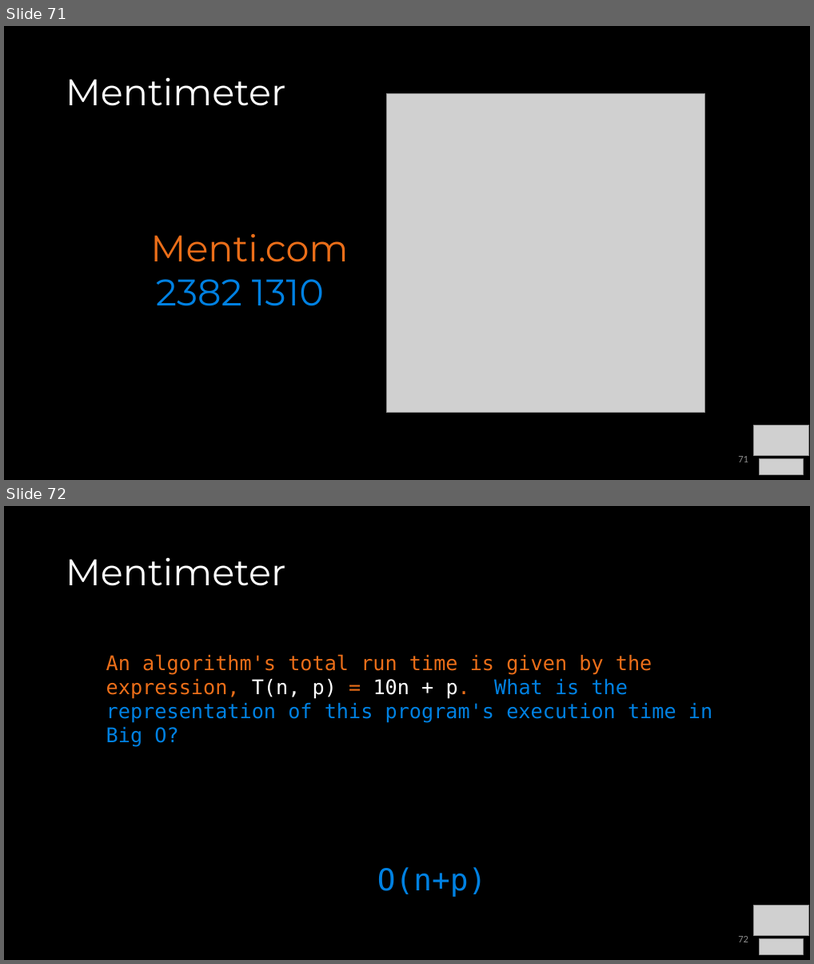
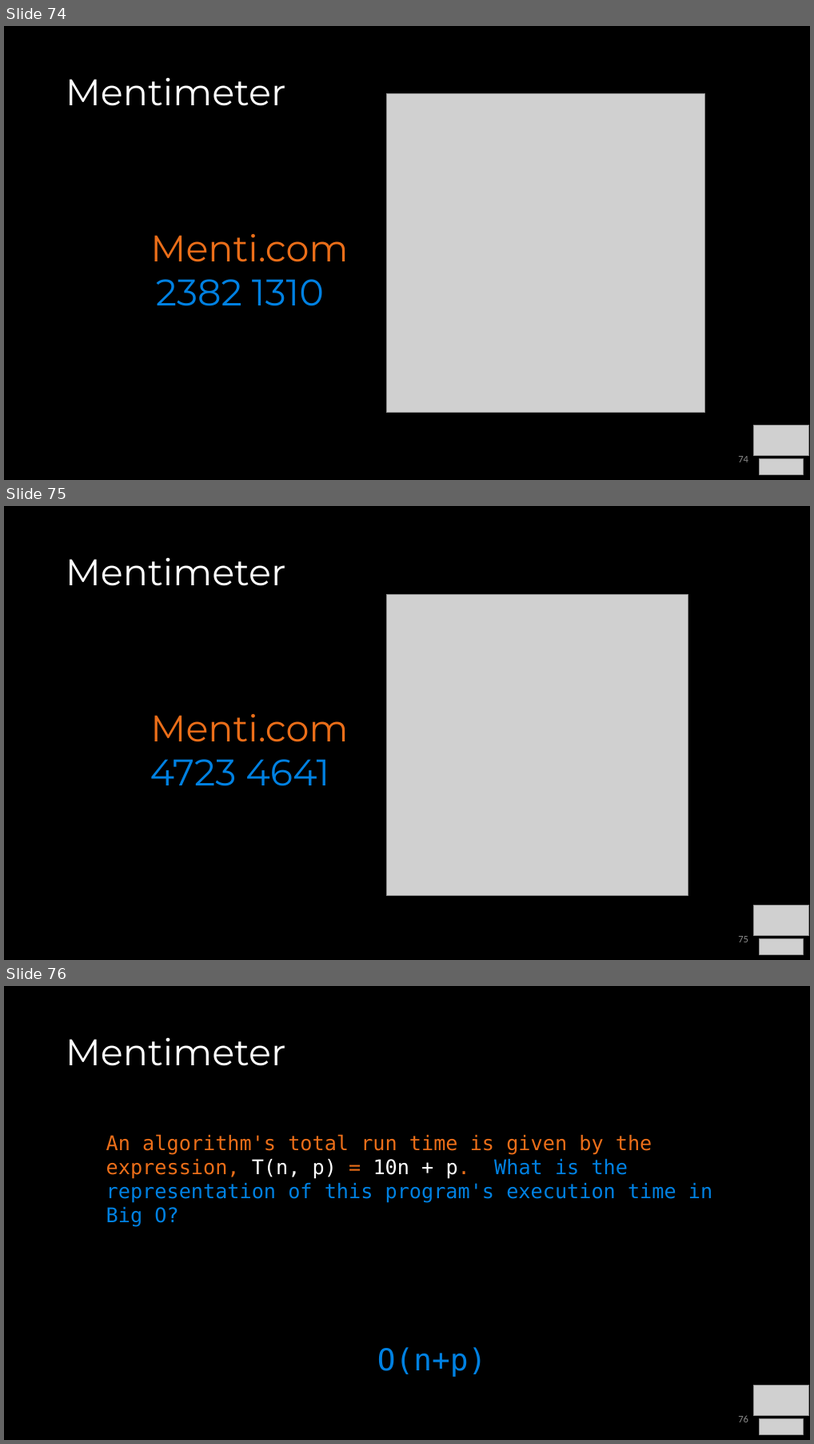
Before and after one commit to COP3530/Instructional-Content, a slide deck: Slides/Slides-PPT/1 - Algorithmic Analysis.pptx. Shown one above the other, each under a label of ours: slides 71 and 72 before the commit, slides 74, 75 and 76 after it. The pictures are 814x964 and 814x1444 pixels, drawn with LibreOffice and Linux fonts; fonts in the diff are those of the drawing; grey boxes stand for pictures. Boxes give left, top, right and bottom in pixels: in the first picture for what was removed or moved away, otherwise in the second. Text is boxed around its words. In the diff, an @@ line names an element or a change of style, - is before the commit and + after.

```diff
--- a/Slides/Slides-PPT/1 - Algorithmic Analysis.pptx
+++ b/Slides/Slides-PPT/1 - Algorithmic Analysis.pptx
@@ slide 75 added at [4, 506, 810, 960], background #000000 @@
@@ title added at [66, 557, 286, 586], 44 pt, text #FFFFFF @@
+Mentimeter
@@ picture added at [387, 594, 688, 896] @@
@@ text added at [150, 713, 348, 786], 44 pt, text #EB6E19 @@
+Menti.com
+4723 4641
@@ picture added at [754, 904, 810, 936] @@
@@ page number added at [738, 936, 749, 942], 12 pt, text #8C8C8C @@
+75
@@ picture added at [759, 939, 804, 954] @@
@@ what was slide 71 is now slide 74 @@
@@ page number at [738, 456, 749, 462]: text changed @@
-71
+74
@@ what was slide 72 is now slide 76 @@
@@ page number at [738, 1415, 749, 1422]: text changed @@
-72
+76
```
Also in this commit, not shown: 3 other slides added, 1 other file.
